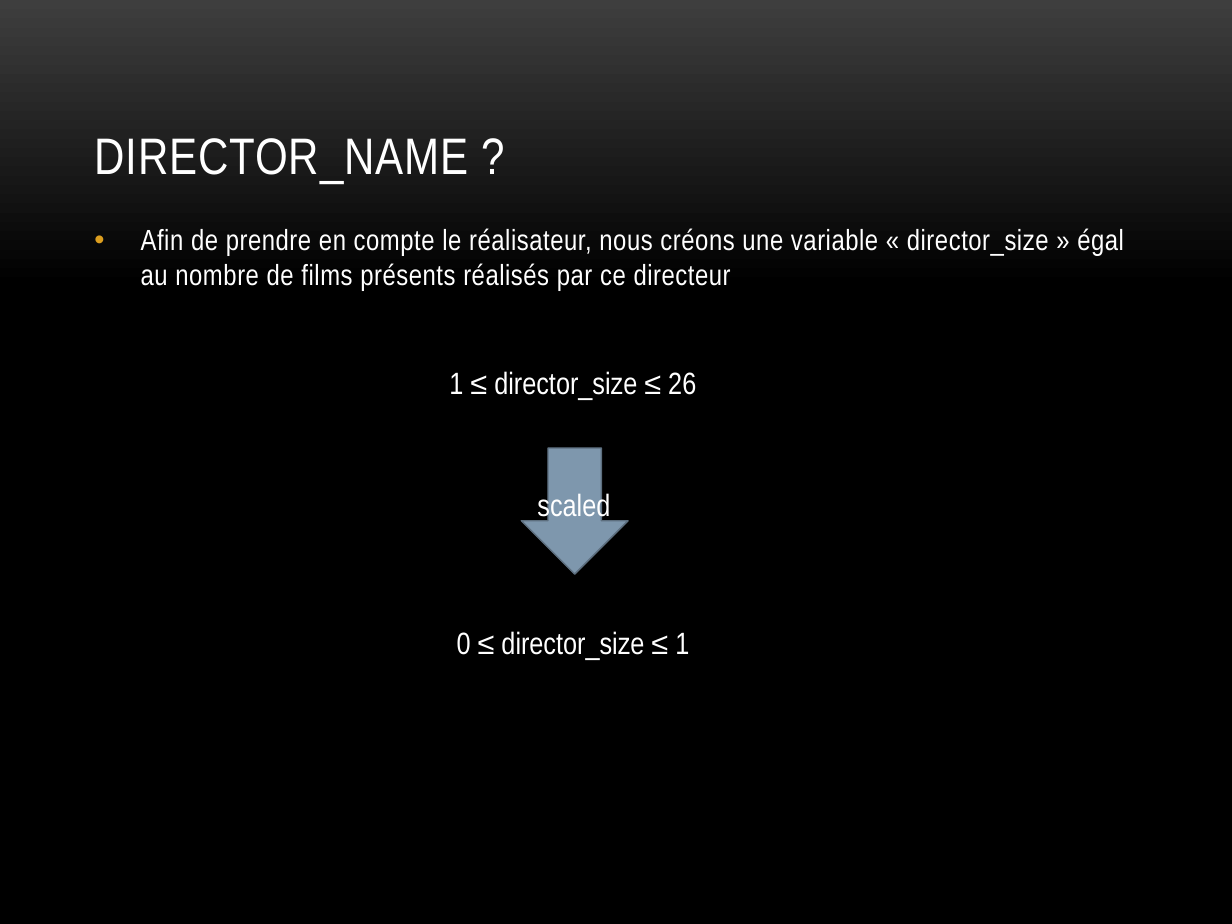
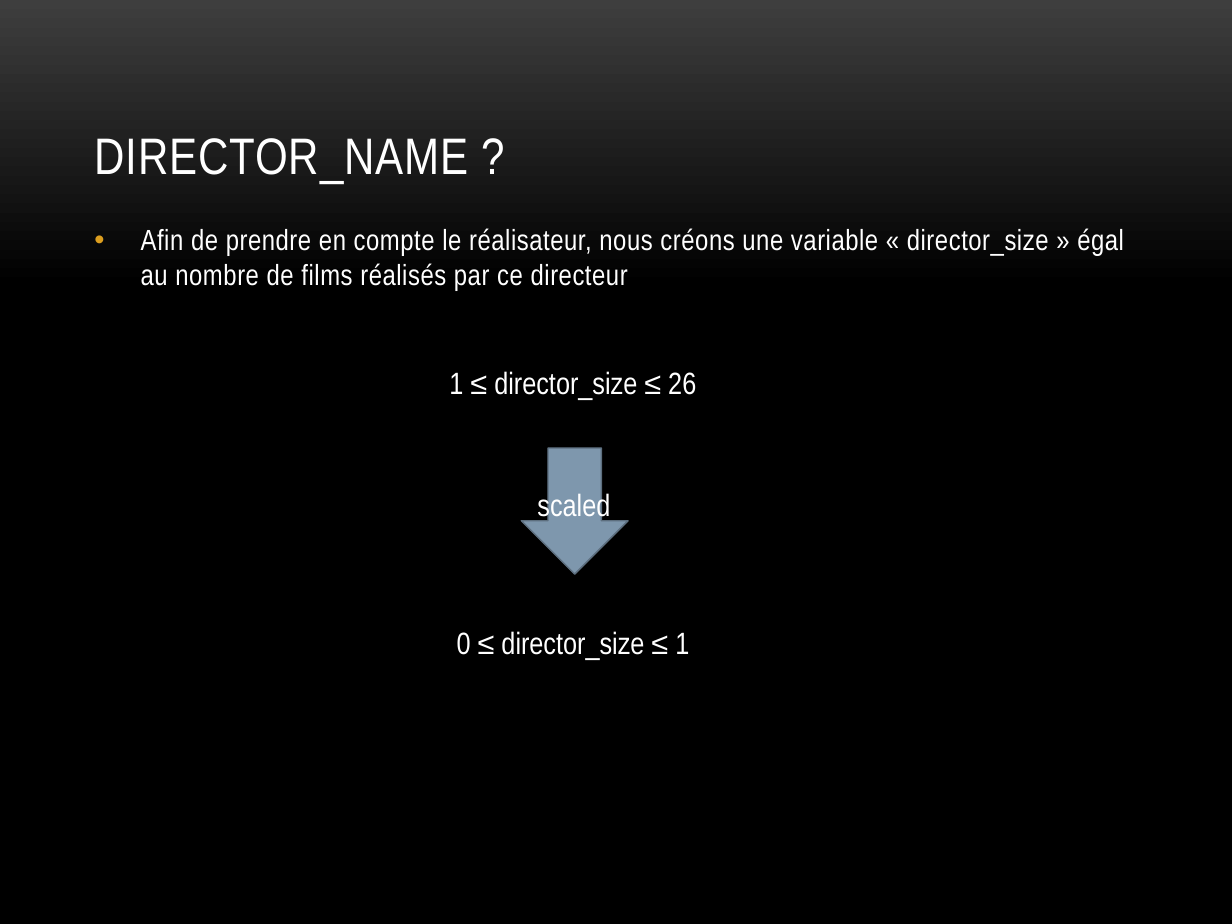
Before and after one commit to Umercia/movie_recommendation_engine, a slide deck: slide 17 of moteur de recommandations de films.pptx. Drawn at 1232x924 pixels with LibreOffice and Linux fonts; fonts in the diff are those of the drawing; background and template pictures are left out. Boxes give left, top, right and bottom in pixels: in the first picture for what was removed or moved away, otherwise in the second. Text is boxed around its words. In the diff, an @@ line names an element or a change of style, - is before the commit and + after.

```diff
--- a/moteur de recommandations de films.pptx
+++ b/moteur de recommandations de films.pptx
@@ text at [141,228,1124,291]: text changed @@
-• Afin de prendre en compte le réalisateur, nous créons une variable « director_size » égal au nombre de films présents réalisés par ce directeur
+• Afin de prendre en compte le réalisateur, nous créons une variable « director_size » égal au nombre de films réalisés par ce directeur
```
Also in this commit, not shown: 6 other slides changed, 1 slide added, 1 slide removed, 1 other file.
